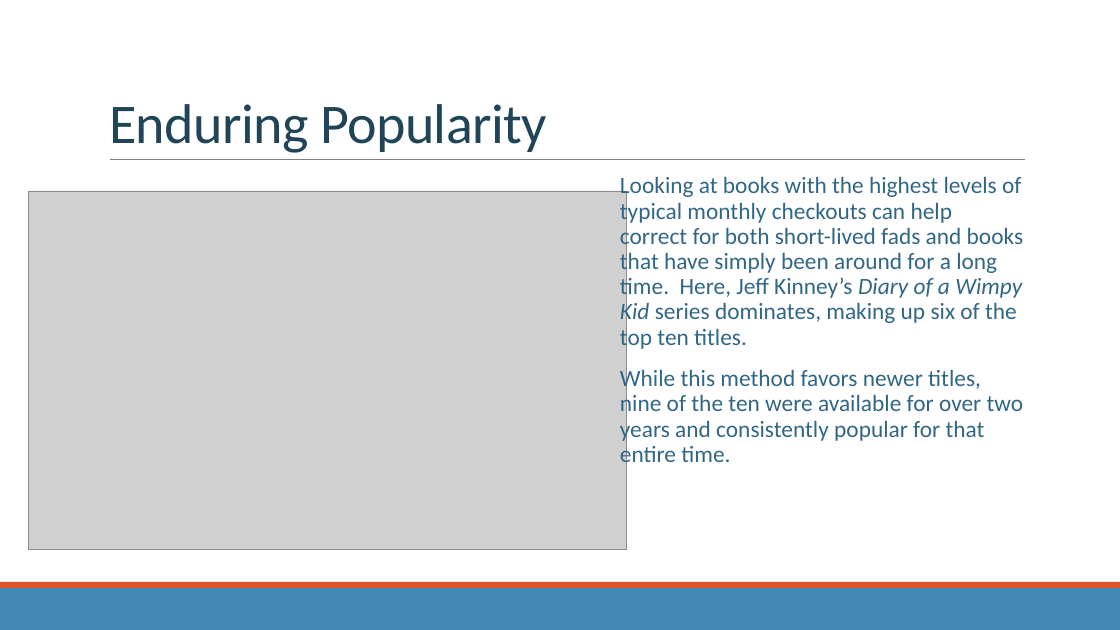
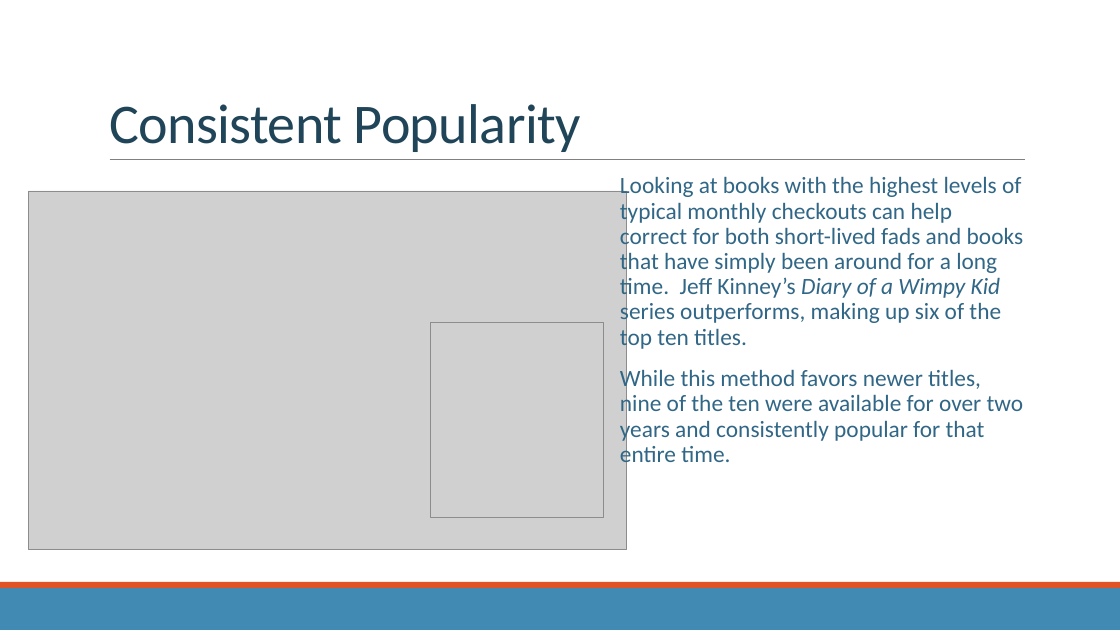
Before and after one commit to rm-pearson/NSS-capstone, a slide deck: slide 7 of presentation draft.pptx. Drawn at 1120x630 pixels with LibreOffice and Linux fonts; fonts in the diff are those of the drawing; grey boxes stand for pictures. Boxes give left, top, right and bottom in pixels: in the first picture for what was removed or moved away, otherwise in the second. Text is boxed around its words. In the diff, an @@ line names an element or a change of style, - is before the commit and + after.

```diff
--- a/presentation draft.pptx
+++ b/presentation draft.pptx
@@ title at (109,104,581,152): text changed @@
-Enduring Popularity
+Consistent Popularity
@@ text at (620,176,1023,351): text changed @@
-  Looking at books with the highest levels of typical monthly checkouts can help correct for both short-lived fads and books that have simply been around for a long time. Here, Jeff Kinney’s Diary of a Wimpy Kid series dominates, making up six of the top ten titles.
+  Looking at books with the highest levels of typical monthly checkouts can help correct for both short-lived fads and books that have simply been around for a long time. Jeff Kinney’s Diary of a Wimpy Kid series outperforms, making up six of the top ten titles.
@@ picture added at (431,323,604,518) @@
```
Also in this commit, not shown: 4 other slides changed, 2 slides added, 1 slide removed, 1 other file.
